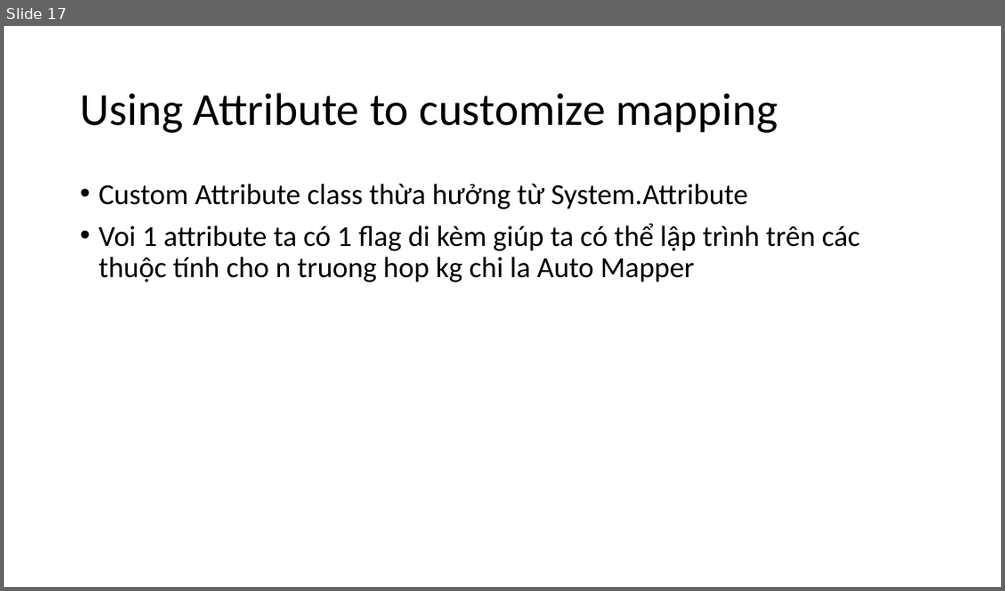
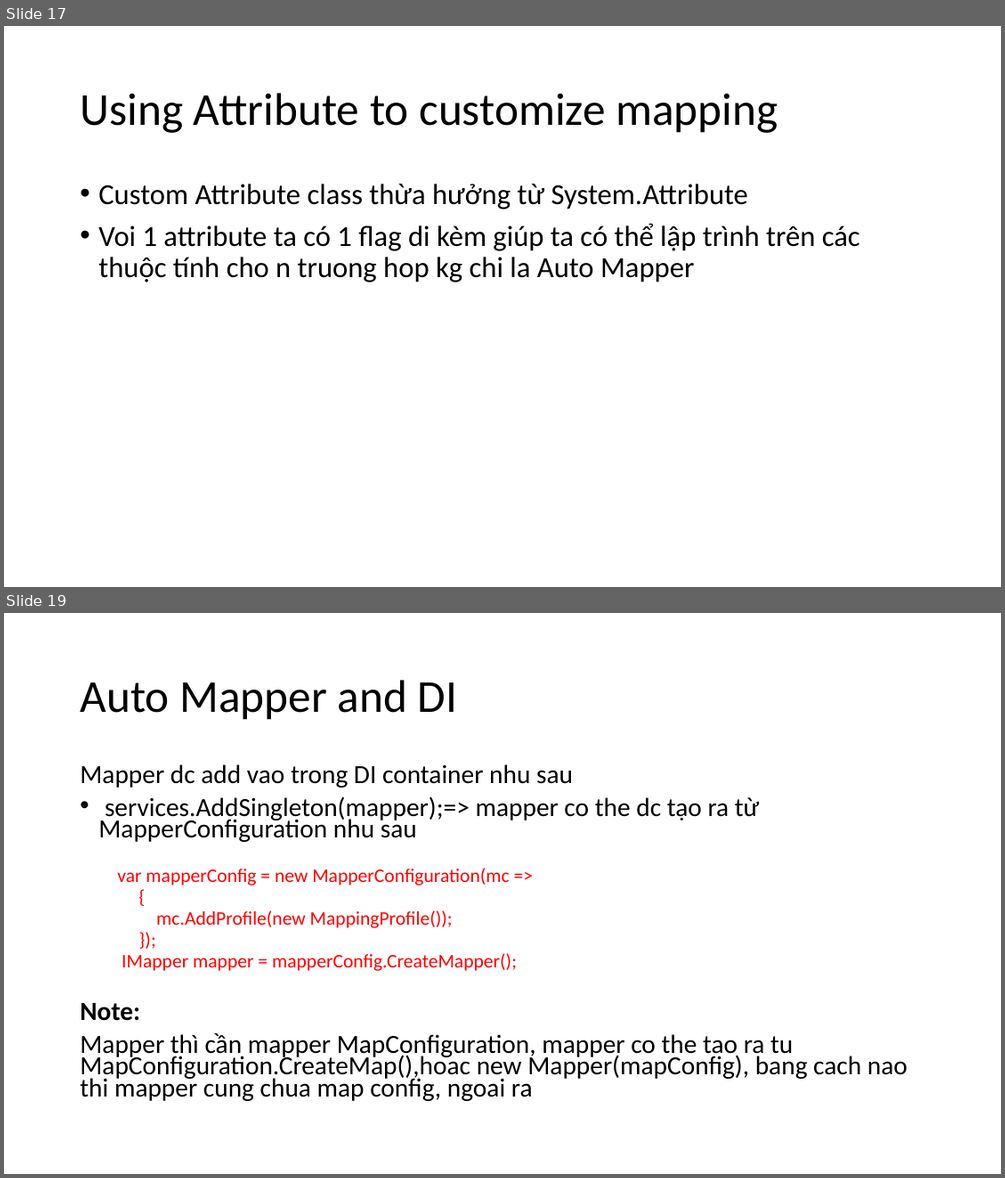
Before and after one commit to lamhongbac/LoggingDemo, a slide deck: WpfStudy/Documents/AutoMapper Tutorial.pptx. Shown one above the other, each under a label of ours: slide 17 before the commit, slides 17 and 19 after it; the slides between them are not shown. The pictures are 1005x591 and 1005x1178 pixels, drawn with LibreOffice and Linux fonts; fonts in the diff are those of the drawing. Boxes give left, top, right and bottom in pixels: in the first picture for what was removed or moved away, otherwise in the second. Text is boxed around its words. In the diff, an @@ line names an element or a change of style, - is before the commit and + after.

Commit message:
update auto mapper study, profile and DI

```diff
--- a/WpfStudy/Documents/AutoMapper Tutorial.pptx
+++ b/WpfStudy/Documents/AutoMapper Tutorial.pptx
@@ slide 19 added at [4,613,1001,1174], background #FFFFFF @@
@@ title added at [80,680,457,720], 44 pt, text #000000 @@
+Auto Mapper and DI
@@ text added at [80,764,907,1101], 25.2 pt, text #000000 @@
+Mapper dc add vao trong DI container nhu sau
+• services.AddSingleton(mapper);=> mapper co the dc tạo ra từ MapperConfiguration nhu sau
+  var mapperConfig = new MapperConfiguration(mc =>
+  {
+  mc.AddProfile(new MappingProfile());
+  });
+  IMapper mapper = mapperConfig.CreateMapper();
+  Note:
+  Mapper thì cần mapper MapConfiguration, mapper co the tao ra tu MapConfiguration.CreateMap(),hoac new Mapper(mapConfig), bang cach nao thi mapper cung chua map config, ngoai ra
```
Also in this commit, not shown: 4 slides changed, 1 other slide added, 7 other files.
